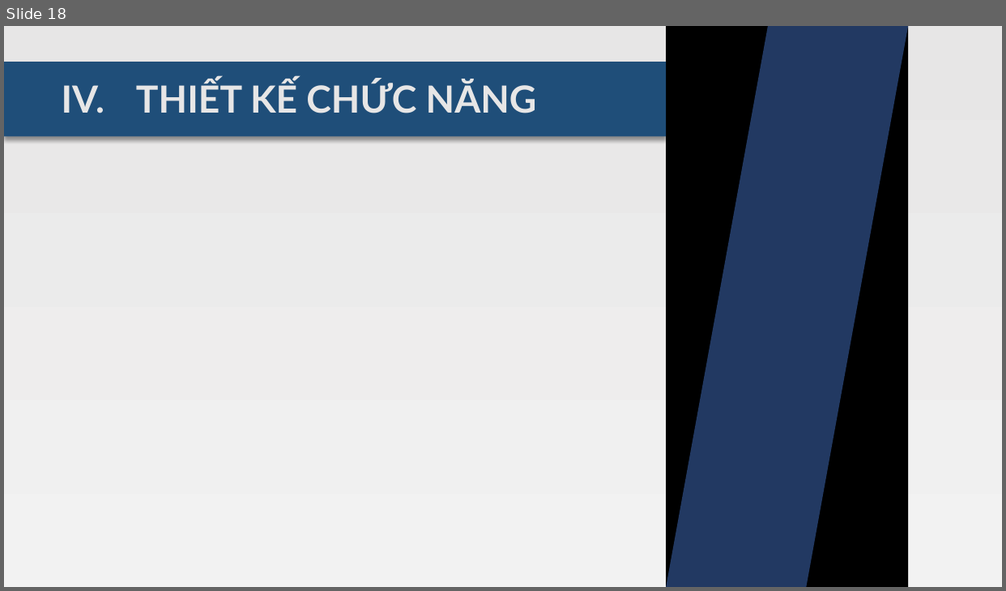
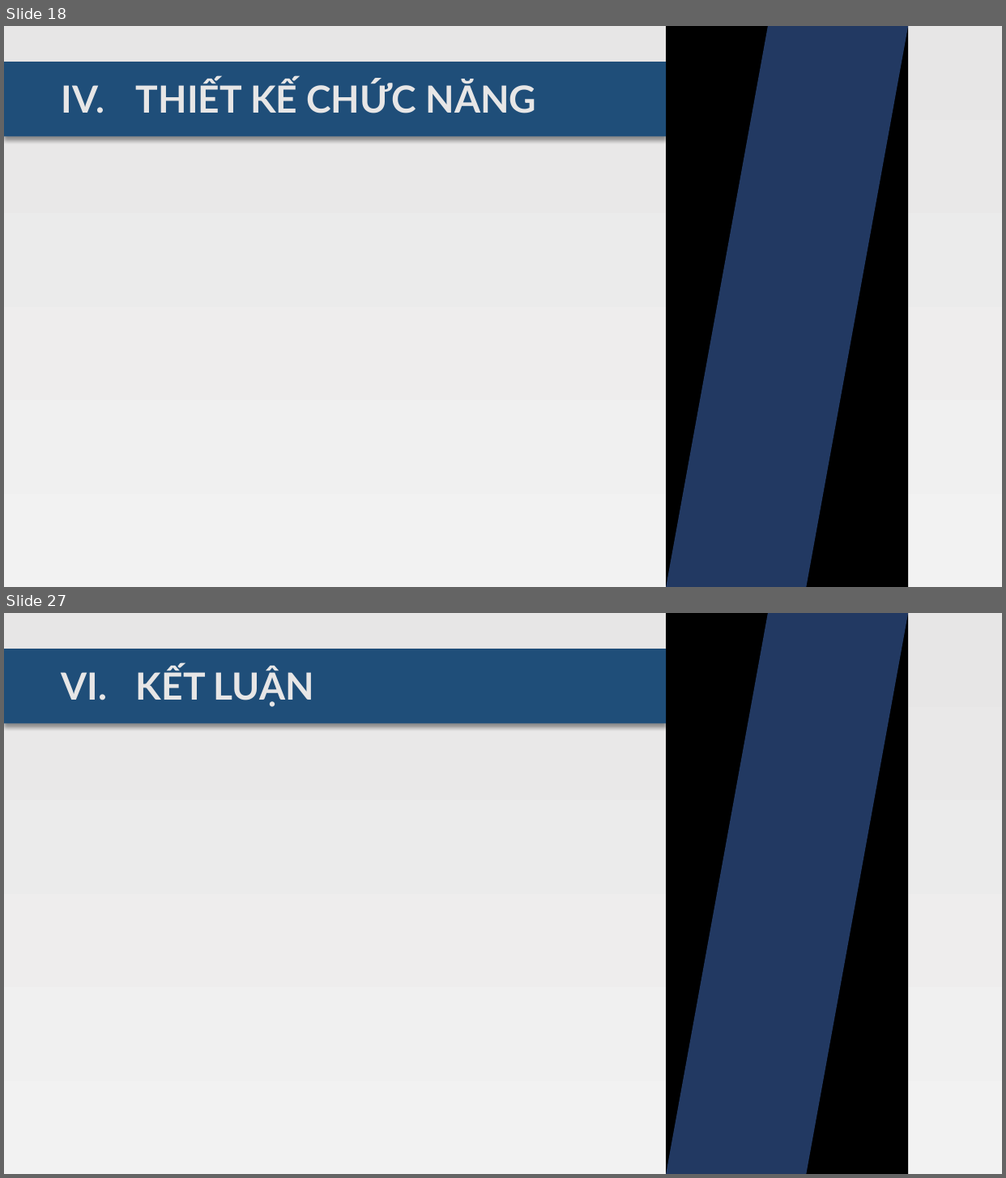
Before and after one commit to diennttlu/Graduation-Project, a slide deck: documents/implementations/slide.pptx. Shown one above the other, each under a label of ours: slide 18 before the commit, slides 18 and 27 after it; the slides between them are not shown. The pictures are 1006x591 and 1006x1178 pixels, drawn with LibreOffice and Linux fonts; fonts in the diff are those of the drawing. Boxes give left, top, right and bottom in pixels: in the first picture for what was removed or moved away, otherwise in the second. Text is boxed around its words. In the diff, an @@ line names an element or a change of style, - is before the commit and + after.

```diff
--- a/documents/implementations/slide.pptx
+++ b/documents/implementations/slide.pptx
@@ slide 27 added at (4,613,1002,1174), background gradient #E7E6E6 to #F2F2F2 @@
@@ rectangle added at (666,613,908,1174), fill #000000 @@
@@ parallelogram added at (666,613,908,1174), fill #4472C4 at 50% opacity @@
@@ rectangle added at (4,649,666,724), fill #1F4E79 @@
@@ text added at (62,667,314,707), 36 pt, text #E7E6E6, bold @@
+VI. KẾT LUẬN
```
Also in this commit, not shown: 9 other slides added, 1 slide removed, 3 other files.
